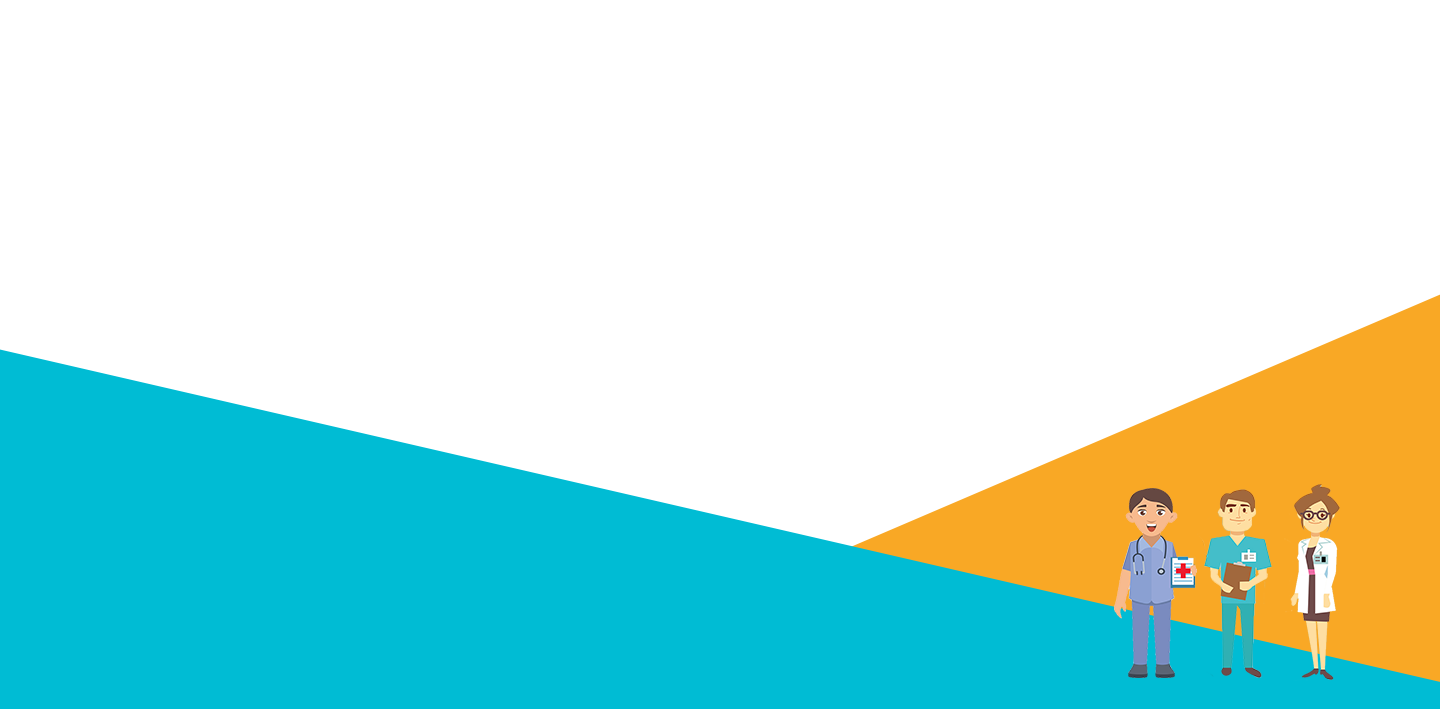
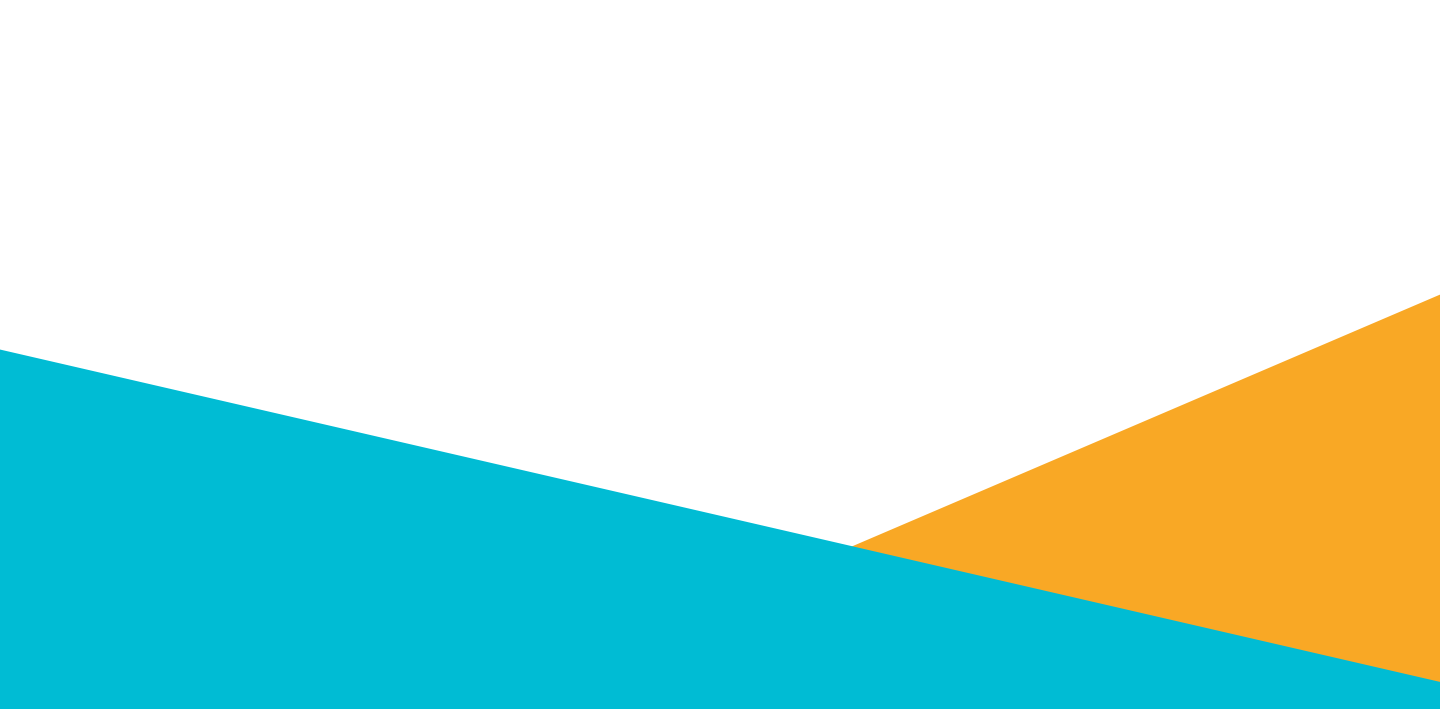
Revision of a layered 1440px x 709px image; what changed, layer by layer:
hid "FemaleDoc" over bbox(1284, 484, 1340, 681)
hid "MaleDoc" over bbox(1197, 489, 1272, 678)
hid "maleNurse" over bbox(1114, 488, 1197, 678)
